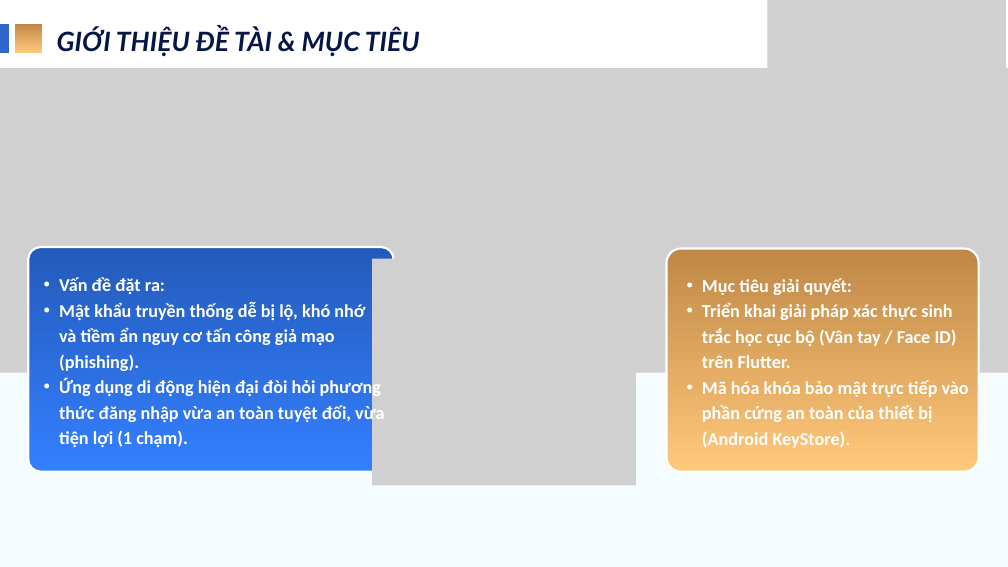
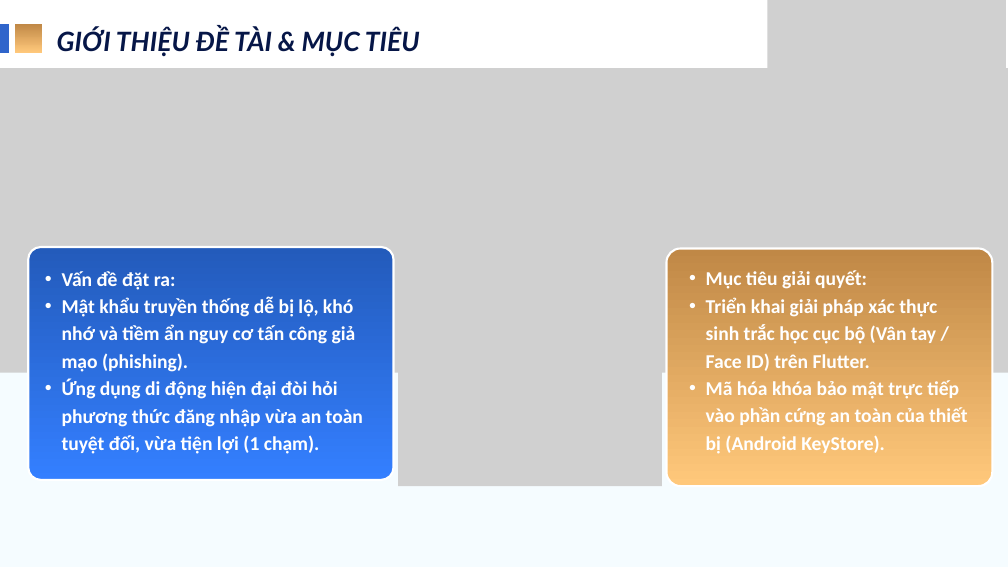
Before and after one commit to nhphuc2035-commits/AppDatLichHotToc, a slide deck: slide 3 of File thuyết trình.pptx. Drawn at 1008x567 pixels with LibreOffice and Linux fonts; fonts in the diff are those of the drawing; grey boxes stand for pictures. Boxes give left, top, right and bottom in pixels: in the first picture for what was removed or moved away, otherwise in the second. Text is boxed around its words. In the diff, an @@ line names an element or a change of style, - is before the commit and + after.

```diff
--- a/File thuyết trình.pptx
+++ b/File thuyết trình.pptx
@@ text "Vấn đề đặt ra:" at [62, 271, 363, 454]: size 26 to 28 pt; indent changed; line spacing 36.4pt to 39.2pt @@
@@ freeform shape: place and size @@
-freeform shape at [28, 247, 394, 472]
+freeform shape at [28, 247, 394, 480]
@@ picture: place and size @@
-picture at [372, 259, 636, 485]
+picture at [398, 259, 662, 486]
@@ freeform shape: place and size @@
-freeform shape at [666, 248, 978, 472]
+freeform shape at [666, 248, 992, 486]
@@ text "Mục tiêu giải quyết:" at [706, 270, 968, 454]: size 26 to 28 pt; indent changed; line spacing 36.4pt to 39.2pt @@
@@ text "Mục tiêu giải quyết:": place and size @@
-text "Mục tiêu giải quyết:" at [702, 278, 969, 448]
+text "Mục tiêu giải quyết:" at [706, 270, 968, 454]
```
Also in this commit, not shown: 9 other slides changed, 2 slides added.
